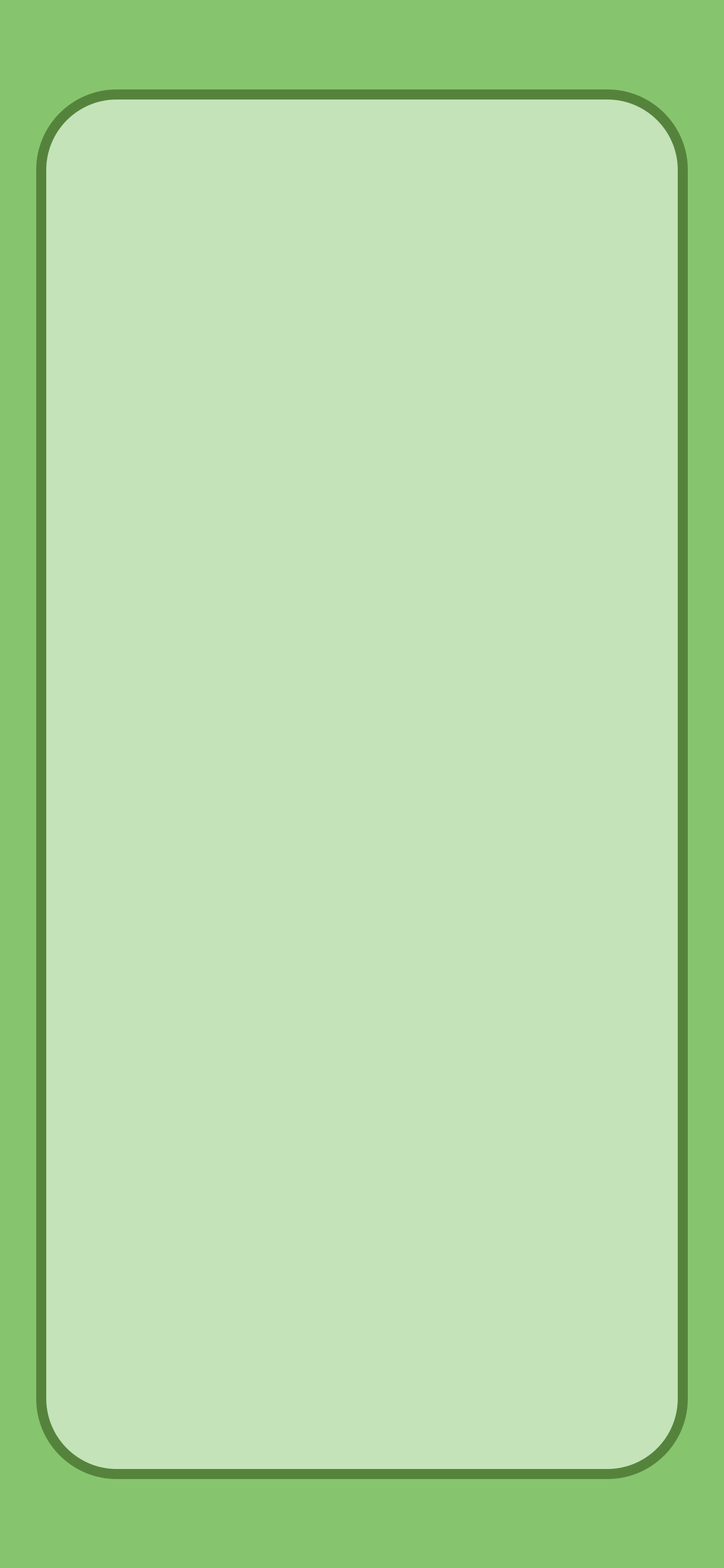
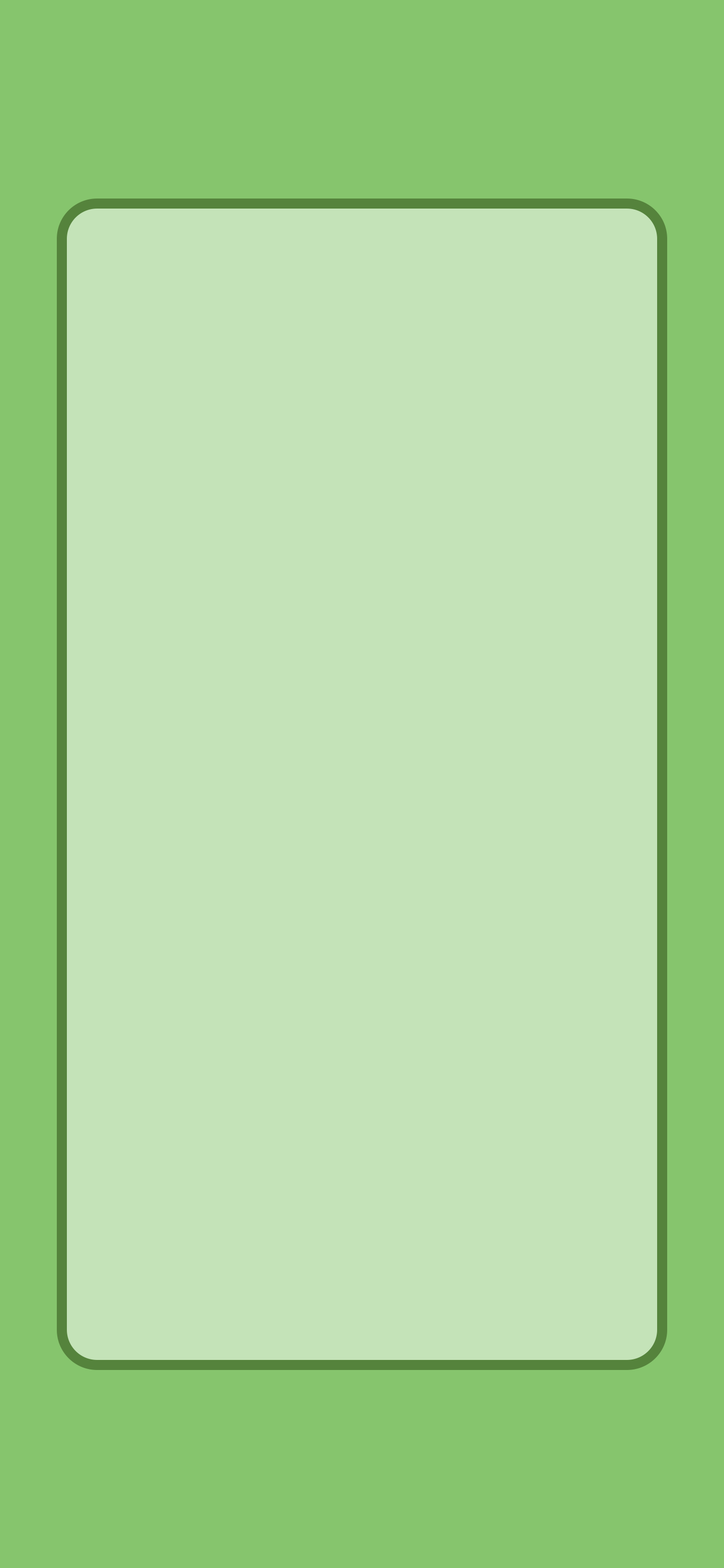
Layers edited between the first and the second w=724, h=1568 image:
painted on "사각형 1" over (x1=36, y1=89, x2=688, y2=1480)
